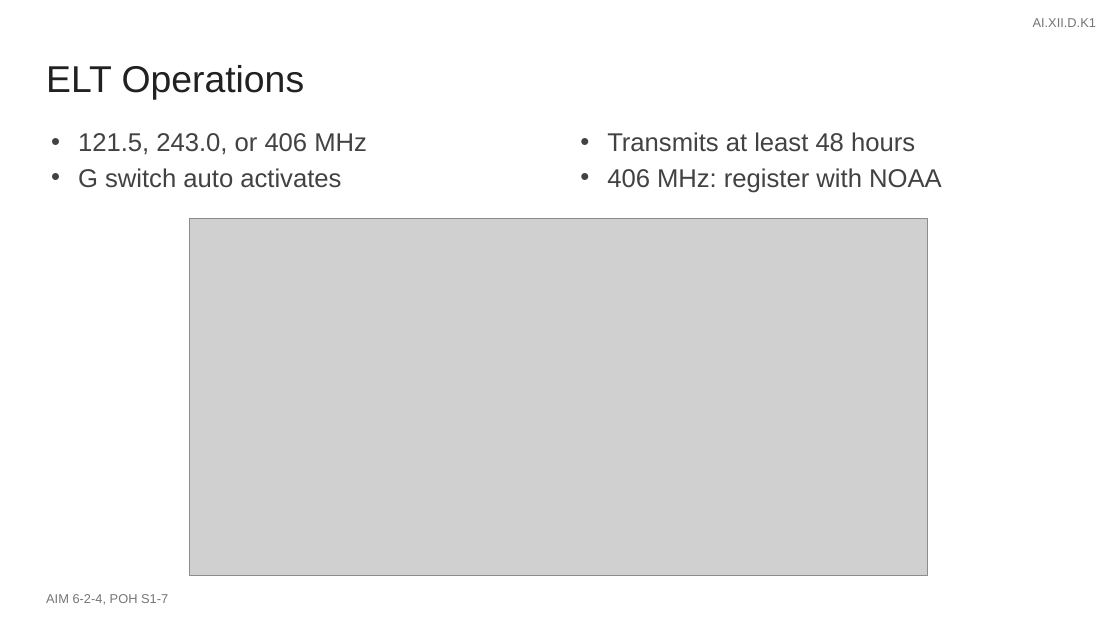
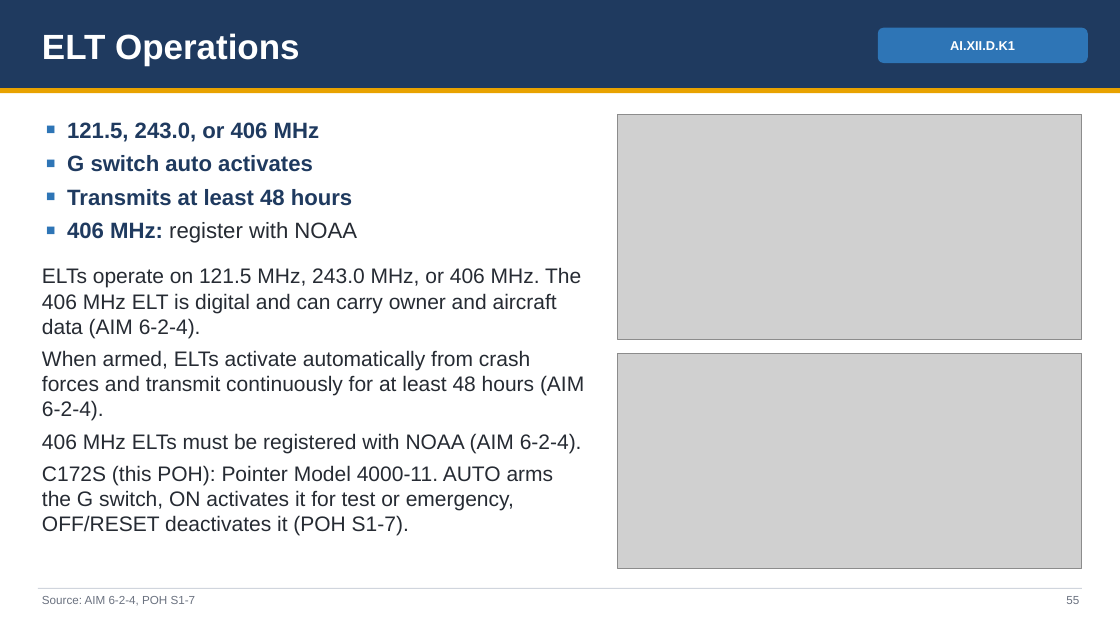
Before and after one commit to greenleeezekial1-glitch/Claude, a slide deck: slide 55 of Missed Codes Review/Missed Codes Review - Slides.pptx (slide 38 before the commit). Drawn at 1120x630 pixels with LibreOffice and Linux fonts; fonts in the diff are those of the drawing; grey boxes stand for pictures. Boxes give left, top, right and bottom in pixels: in the first picture for what was removed or moved away, otherwise in the second. Text is boxed around its words. In the diff, an @@ line names an element or a change of style, - is before the commit and + after.

```diff
--- a/Missed Codes Review/Missed Codes Review - Slides.pptx
+++ b/Missed Codes Review/Missed Codes Review - Slides.pptx
@@ rectangle added at [0, 0, 1120, 88], fill #1F3A5F @@
@@ text "ELT Operations": place and size @@
-text "ELT Operations" at [46, 65, 305, 100]
+text "ELT Operations" at [42, 33, 300, 66]
@@ text "ELT Operations" at [42, 33, 300, 66]: size 32 to 30 pt, text colour #212121 to #FFFFFF, bold on; less space between paragraphs @@
@@ rounded rectangle "AI.XII.D.K1": place and size @@
-rounded rectangle "AI.XII.D.K1" at [1033, 18, 1096, 27]
+rounded rectangle "AI.XII.D.K1" at [878, 28, 1088, 63]
@@ rounded rectangle "AI.XII.D.K1" at [878, 28, 1088, 63]: text colour #757575 to #FFFFFF, bold on; alignment right to centre; less space between paragraphs; vertical alignment top to middle; fill none to #2E75B6 @@
@@ rectangle added at [0, 88, 1120, 93], fill #E8A200 @@
@@ picture: place and size @@
-picture at [190, 218, 928, 576]
+picture at [618, 114, 1082, 339]
@@ text added at [42, 122, 584, 536], 18 pt, text #262B33 @@
+■ 121.5, 243.0, or 406 MHz
+■ G switch auto activates
+■ Transmits at least 48 hours
+■ 406 MHz: register with NOAA
+ELTs operate on 121.5 MHz, 243.0 MHz, or 406 MHz. The 406 MHz ELT is digital and can carry owner and aircraft data (AIM 6-2-4).
+When armed, ELTs activate automatically from crash forces and transmit continuously for at least 48 hours (AIM 6-2-4).
+406 MHz ELTs must be registered with NOAA (AIM 6-2-4).
+C172S (this POH): Pointer Model 4000-11. AUTO arms the G switch, ON activates it for test or emergency, OFF/RESET deactivates it (POH S1-7).
@@ text removed at [78, 133, 367, 188] @@
-• 121.5, 243.0, or 406 MHz
-• G switch auto activates
@@ text removed at [607, 132, 942, 193] @@
-• Transmits at least 48 hours
-• 406 MHz: register with NOAA
@@ picture added at [618, 353, 1082, 569] @@
@@ rectangle added at [38, 588, 1082, 589], fill #D0D5DD @@
@@ text at [42, 596, 196, 605]: text changed; size 11 to 10 pt; text colour #757575 to #6B7280 @@
-AIM 6-2-4, POH S1-7
+Source: AIM 6-2-4, POH S1-7
@@ text added at [1066, 596, 1079, 604], 10 pt, text #6B7280 @@
+55
```
Also in this commit, not shown: 37 other slides changed, 24 slides added, 6 slides removed, 12 other files.
